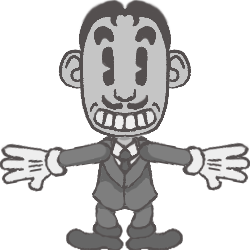
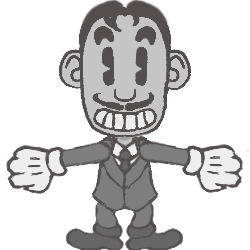
Layers edited between the first and the second (250, 250) image:
painted on "Head" over [left=79, top=7, right=185, bottom=130]
painted on "Right Arm" over [left=140, top=142, right=250, bottom=193]
painted on "Left Arm" over [left=0, top=143, right=109, bottom=194]
painted on "Torso" over [left=98, top=167, right=156, bottom=208]
painted on "Left Leg" over [left=97, top=200, right=113, bottom=214]
painted on "Right Leg" over [left=136, top=204, right=151, bottom=214]
